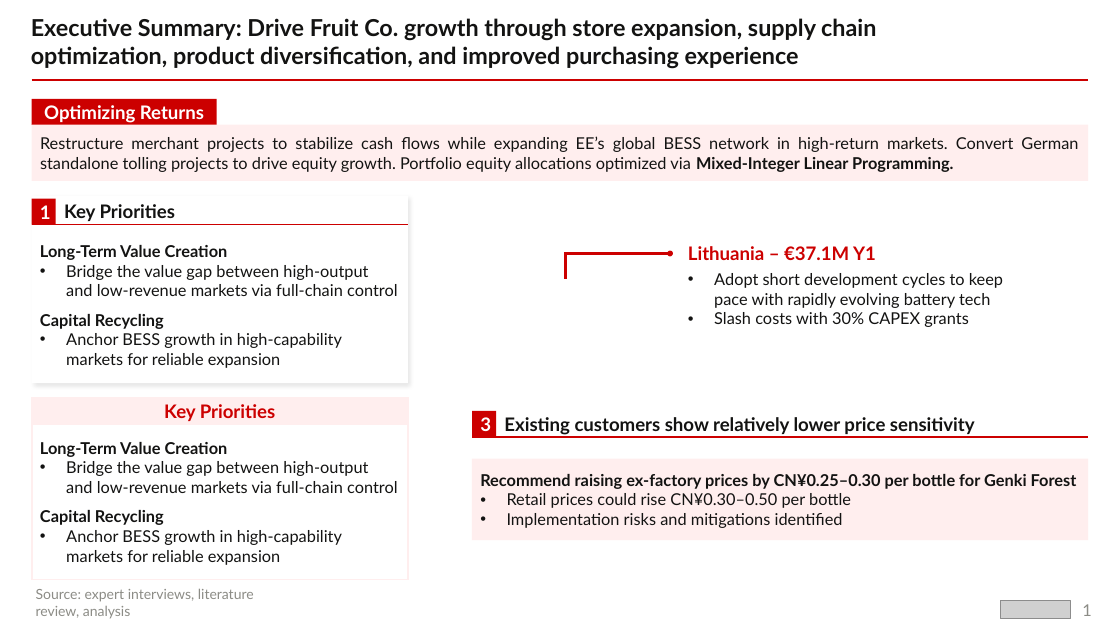
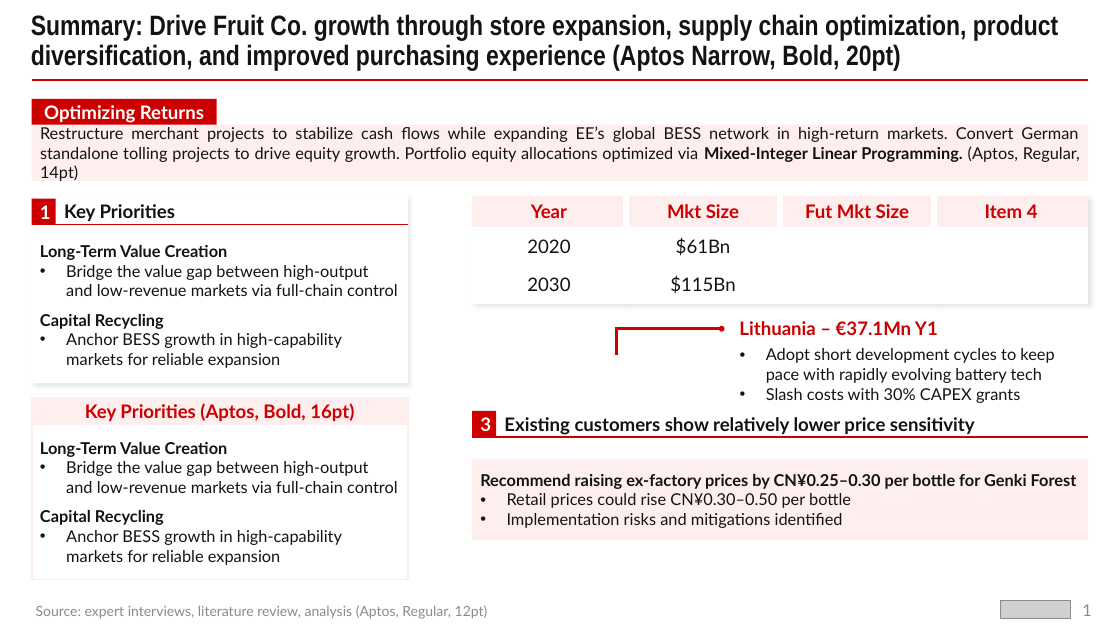
Before and after one commit to mrtsels/Bainsight, a slide deck: slide 1 of Drafts/Design Draft.pptx. Drawn at 1120x630 pixels with LibreOffice and Linux fonts; fonts in the diff are those of the drawing; grey boxes stand for pictures. Boxes give left, top, right and bottom in pixels: in the first picture for what was removed or moved away, otherwise in the second. Text is boxed around its words. In the diff, an @@ line names an element or a change of style, - is before the commit and + after.

```diff
--- a/Drafts/Design Draft.pptx
+++ b/Drafts/Design Draft.pptx
@@ text at (x1=31, y1=14, x2=1058, y2=70): text changed; size 20 to 24 pt; font Lato to Arial Narrow @@
-Executive Summary: Drive Fruit Co. growth through store expansion, supply chain optimization, product diversification, and improved purchasing experience
+Summary: Drive Fruit Co. growth through store expansion, supply chain optimization, product diversification, and improved purchasing experience (Aptos Narrow, Bold, 20pt)
@@ text in rectangle at (x1=40, y1=126, x2=1080, y2=181): text changed @@
-Restructure merchant projects to stabilize cash flows while expanding EE’s global BESS network in high-return markets. Convert German standalone tolling projects to drive equity growth. Portfolio equity allocations optimized via Mixed-Integer Linear Programming.
+Restructure merchant projects to stabilize cash flows while expanding EE’s global BESS network in high-return markets. Convert German standalone tolling projects to drive equity growth. Portfolio equity allocations optimized via Mixed-Integer Linear Programming. (Aptos, Regular, 14pt)
@@ table added at (x1=472, y1=196, x2=1087, y2=303), 3 rows, 4 columns @@
+Year | Mkt Size | Fut Mkt Size | Item 4
+2020 | $61Bn |  | 
+2030 | $115Bn |  | 
@@ 1 text, 1 line, 1 arrow moved together from (x1=565, y1=254, x2=1003, y2=327) to (x1=617, y1=329, x2=1054, y2=403) @@
@@ text at (x1=739, y1=321, x2=938, y2=335): text changed @@
-Lithuania – €37.1M Y1
+Lithuania – €37.1Mn Y1
@@ text in rounded rectangle at (x1=85, y1=403, x2=354, y2=421): text changed @@
-Key Priorities
+Key Priorities (Aptos, Bold, 16pt)
@@ text at (x1=36, y1=605, x2=488, y2=619): text changed @@
-Source: expert interviews, literature review, analysis
+Source: expert interviews, literature review, analysis (Aptos, Regular, 12pt)
```
Also in this commit, not shown: 4 slides added, 1 slide removed.
